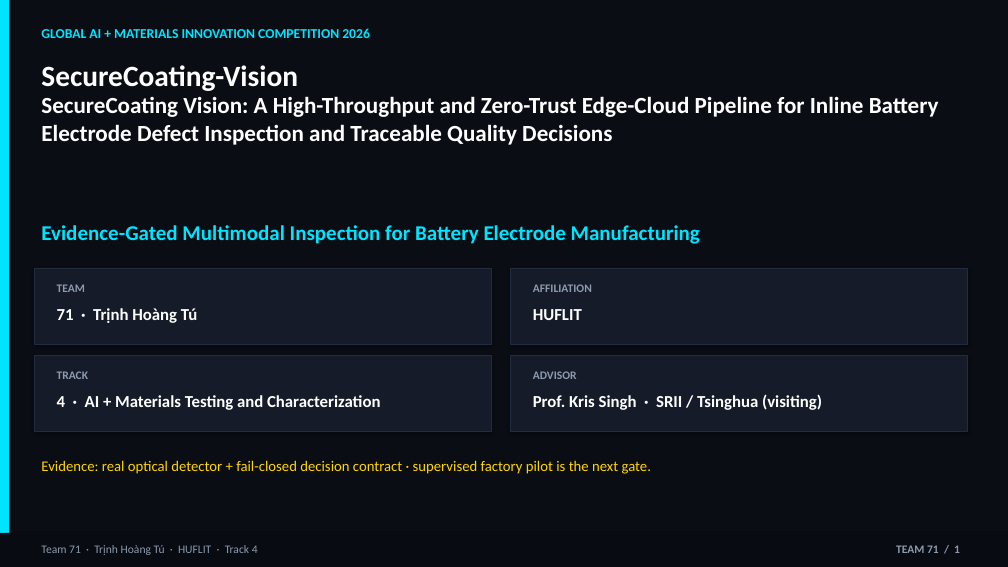
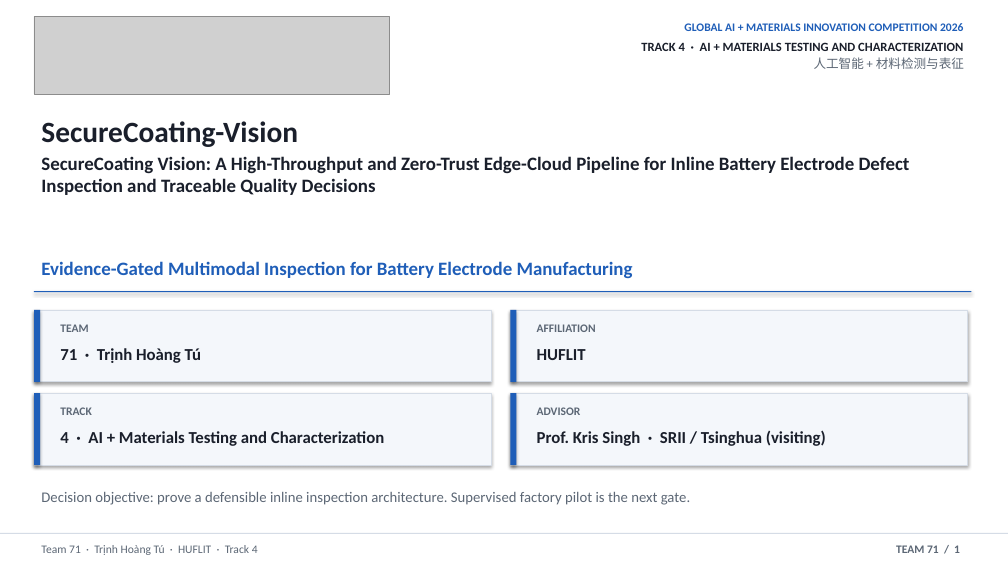
Before and after one commit to thtcsec/securecoating-vision, a slide deck: slide 1 of SecureCoating-Vision_Final_Defense_6min.pptx. Drawn at 1008x567 pixels with LibreOffice and Linux fonts; fonts in the diff are those of the drawing; grey boxes stand for pictures. Boxes give left, top, right and bottom in pixels: in the first picture for what was removed or moved away, otherwise in the second. Text is boxed around its words. In the diff, an @@ line names an element or a change of style, - is before the commit and + after.

```diff
--- a/SecureCoating-Vision_Final_Defense_6min.pptx
+++ b/SecureCoating-Vision_Final_Defense_6min.pptx
@@ rectangle at [0,0,1008,567]: fill #0A0D14 to #FFFFFF @@
@@ rectangle removed at [0,0,9,567] @@
@@ picture added at [34,17,389,94] @@
@@ text "GLOBAL AI + MATERIALS INNOVATION ...": place and size @@
-text "GLOBAL AI + MATERIALS INNOVATION ..." at [41,28,370,38]
+text "GLOBAL AI + MATERIALS INNOVATION ..." at [641,23,964,69]
@@ text at [684,23,963,31]: size 13 to 11 pt, text colour #00E5FF to #1F5EB8 in "GLOBAL AI + MATERIALS INNOVATION COMPETITION 2026"; alignment left to right; less space between paragraphs @@
@@ text at [641,42,964,69]: paragraphs added @@
+TRACK 4 · AI + MATERIALS TESTING AND CHARACTERIZATION
+人工智能 + 材料检测与表征
@@ text "SecureCoating-Vision": place and size @@
-text "SecureCoating-Vision" at [41,65,298,91]
+text "SecureCoating-Vision" at [41,121,298,147]
@@ text "SecureCoating Vision: A High-Throughput and ...": place and size @@
-text "SecureCoating Vision: A High-Throughput and ..." at [41,96,939,145]
+text "SecureCoating Vision: A High-Throughput and ..." at [41,156,910,195]
@@ text "SecureCoating Vision: A High-Throughput and ..." at [41,156,910,195]: size 22 to 18 pt, text colour #FFFFFF to #1A1F2B @@
@@ text "Evidence-Gated Multimodal Inspection for Battery ...": place and size @@
-text "Evidence-Gated Multimodal Inspection for Battery ..." at [41,225,700,244]
+text "Evidence-Gated Multimodal Inspection for Battery ..." at [41,261,633,278]
@@ text "Evidence-Gated Multimodal Inspection for Battery ..." at [41,261,633,278]: size 20 to 18 pt, text colour #00E5FF to #1F5EB8 @@
@@ rectangle added at [34,291,972,292], fill #1F5EB8 @@
@@ rectangle: place and size @@
-rectangle at [34,268,492,344]
+rectangle at [34,310,492,382]
@@ rectangle added at [34,310,40,382], fill #1F5EB8 @@
@@ fill #151B28 to #F4F7FB; outline #222C3E 0.5 pt to #D5DCE6 0.5 pt in 3 elements at [34,393,492,465], [34,310,492,382], [510,310,968,382] @@
@@ rectangle: place and size @@
-rectangle at [510,268,968,344]
+rectangle at [510,310,968,382]
@@ rectangle added at [510,310,516,382], fill #1F5EB8 @@
@@ text colour #8C9BAE to #5C6775 in 6 elements at [41,545,258,555], [896,545,960,553], [60,407,92,415], [537,407,581,415], [60,324,88,332], [537,324,596,332] @@
@@ 4 texts: place and size @@
-4 texts at [57,284,592,323]
+4 texts at [60,324,596,363]
@@ rectangle removed at [34,355,492,431] @@
@@ text colour #FFFFFF to #1A1F2B in 5 elements at [41,121,298,147], [60,431,384,446], [537,430,826,446], [60,348,201,363], [537,349,586,360] @@
@@ rectangle: place and size @@
-rectangle at [510,355,968,431]
+rectangle at [34,393,492,465]
@@ rectangle added at [34,393,40,465], fill #1F5EB8 @@
@@ rectangle added at [510,393,968,465], fill #F4F7FB, outline #D5DCE6 0.5 pt @@
@@ rectangle added at [510,393,516,465], fill #1F5EB8 @@
@@ 4 texts: place and size @@
-4 texts at [57,371,822,410]
+4 texts at [60,407,826,446]
@@ text at [41,492,690,505]: text changed; text colour #FFD600 to #5C6775 @@
-Evidence: real optical detector + fail-closed decision contract · supervised factory pilot is the next gate.
+Decision objective: prove a defensible inline inspection architecture. Supervised factory pilot is the next gate.
@@ rectangle: place and size @@
-rectangle at [0,533,1008,567]
+rectangle at [0,533,1008,534]
@@ rectangle at [0,533,1008,534]: fill #080B12 to #D5DCE6 @@
```
Also in this commit, not shown: 7 other slides changed, 4 other files.
